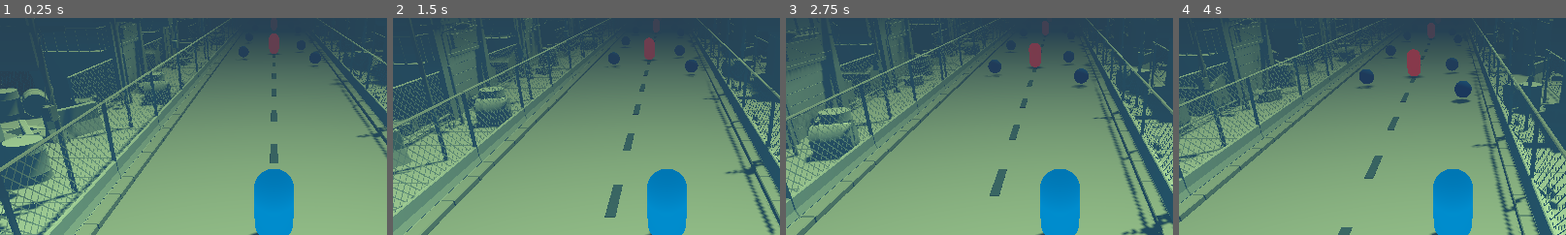
Above: before the commit, frames 1-4 (left to right).
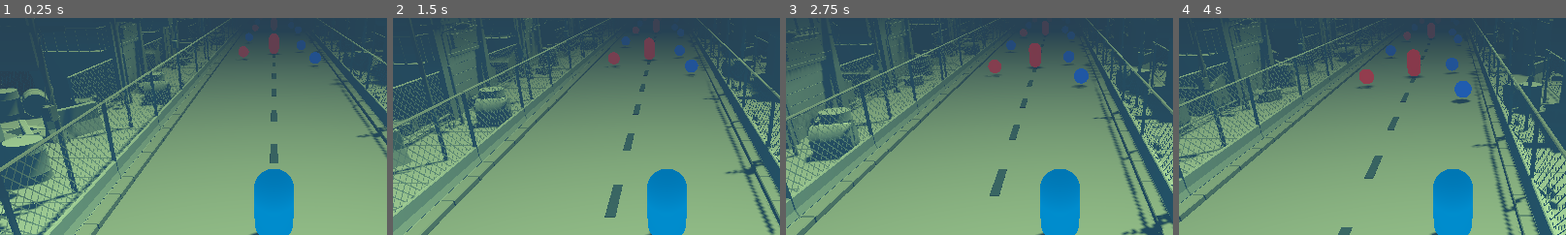
Above: after the commit, the same moments.

Repository: 100-Devs-1-Game/EscapeForHelp
Game: Godot game, scene res://root.tscn
Two runs of this game, one before a commit and one after it. Both use one fixed random seed, a clock stepped at 60 frames per second and the inputs below. Sound files missing from this copy of the repository are replaced by a short silence.
Inputs (mouse positions are % of the whole screen's width and height, from its top left):
- Up to frame 1 (0.25 s): no input
- Up to frame 2 (1.5 s): move the mouse to (72, 45) at 0.52 s; press the mouse at (72, 45) at 0.53 s; hold D (move_right) 0.53-1.28 s; move the mouse to (30, 55) at 1.27 s; release the mouse at (30, 55) at 1.28 s; hold A (move_left) from 1.28 s (still down); click (30, 55) at 1.35 s
- Up to frame 3 (2.75 s): move the mouse to (60, 28) at 2.02 s; release A (move_left) at 2.03 s; press the mouse at (60, 28) at 2.03 s; hold D (move_right) from 2.03 s (still down)
- Up to frame 4 (4 s): move the mouse to (45, 70) at 2.77 s; release the mouse at (45, 70) at 2.78 s; click (45, 70) at 2.85 s; move the mouse to (80, 65) at 3.52 s; release D (move_right) at 3.53 s; press the mouse at (80, 65) at 3.53 s; hold A (move_left) from 3.53 s (still down)
The pictures show only the part of the screen within x 15-65%, y 16-66%; the shares and areas given below are measured in that part.

The runs differ from the first frame. In frame 1, 0.4% of the frame differs, in the area x 61-83%, y 7-21%; in frame 2, 0.5%; in frame 3, 0.7%; in frame 4, 0.9%, in the area x 46-76%, y 6-37%.

Commit message:
refactor: make some export fields for experience gem, use inspector material instead of create new one

Diff:
--- a/src/levels/locations/prototype/location_part.tscn
+++ b/src/levels/locations/prototype/location_part.tscn
@@ -203,6 +203,7 @@
 
 [node name="ExperienceGem" parent="Drops" instance=ExtResource("3_l10et")]
 transform = Transform3D(1, 0, 0, 0, 1, 0, 0, 0, 1, -2.8778133, 0.68852663, -10.310865)
+experience = 40
 
 [node name="ExperienceGem2" parent="Drops" instance=ExtResource("3_l10et")]
 transform = Transform3D(1, 0, 0, 0, 1, 0, 0, 0, 1, 3.5372372, 0.68852663, -6.746949)
--- a/src/scenes/objects/experience_gem.gd
+++ b/src/scenes/objects/experience_gem.gd
@@ -2,17 +2,18 @@
 extends Area3D
 
 @export var experience : int = 1
-
-var target : Node3D = null
-var speed : float = -1
+@export var speed: float = -0.3
+@export var pickup_speed_step: float = 4
 
 @onready var collision_shape_3d: CollisionShape3D = $CollisionShape3D
 @onready var mesh_instance_3d: MeshInstance3D = $MeshInstance3D
 @onready var snd_collected: AudioStreamPlayer = $SndCollected
 
+var target : Node3D = null
+
 func _ready() -> void:
 	# Create a new material to override the mesh color based on experience value
-	var material: StandardMaterial3D = StandardMaterial3D.new()
+	var material: StandardMaterial3D = mesh_instance_3d.get_surface_override_material(0)
 
 	if experience < 5:
 		material.albedo_color = Color(0.2, 0.5, 1.0)
@@ -23,12 +24,10 @@
 	else:
 		material.albedo_color = Color(0.8, 0.2, 1.0)
 
-	mesh_instance_3d.material_override = material
-
 func _physics_process(delta : float) -> void:
 	if target != null:
 		global_position = global_position.move_toward(target.global_position, speed)
-		speed += 5 * delta
+		speed += pickup_speed_step * delta
 
 func collect() -> int:
 	snd_collected.play()
--- a/src/scenes/objects/experience_gem.tscn
+++ b/src/scenes/objects/experience_gem.tscn
@@ -6,6 +6,7 @@
 [sub_resource type="SphereMesh" id="SphereMesh_6mpq1"]
 
 [sub_resource type="StandardMaterial3D" id="StandardMaterial3D_e4kml"]
+resource_local_to_scene = true
 shading_mode = 0
 albedo_color = Color(0.08949263, 0.44056082, 0, 1)
 
